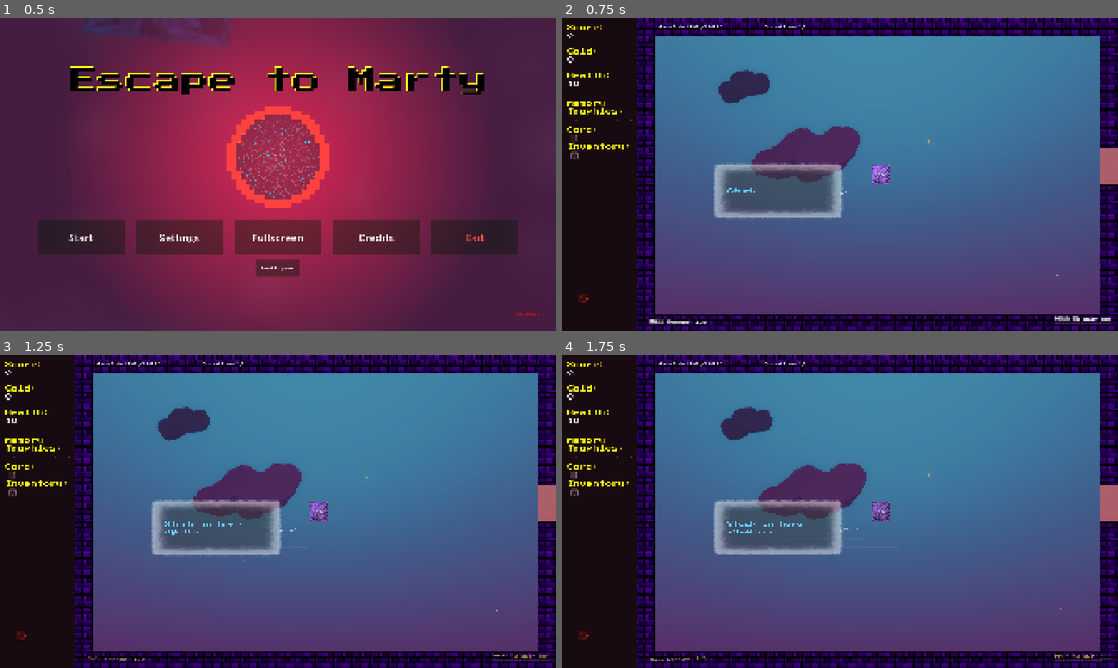
Above: before the commit, frames 1-4 (two rows, left to right).
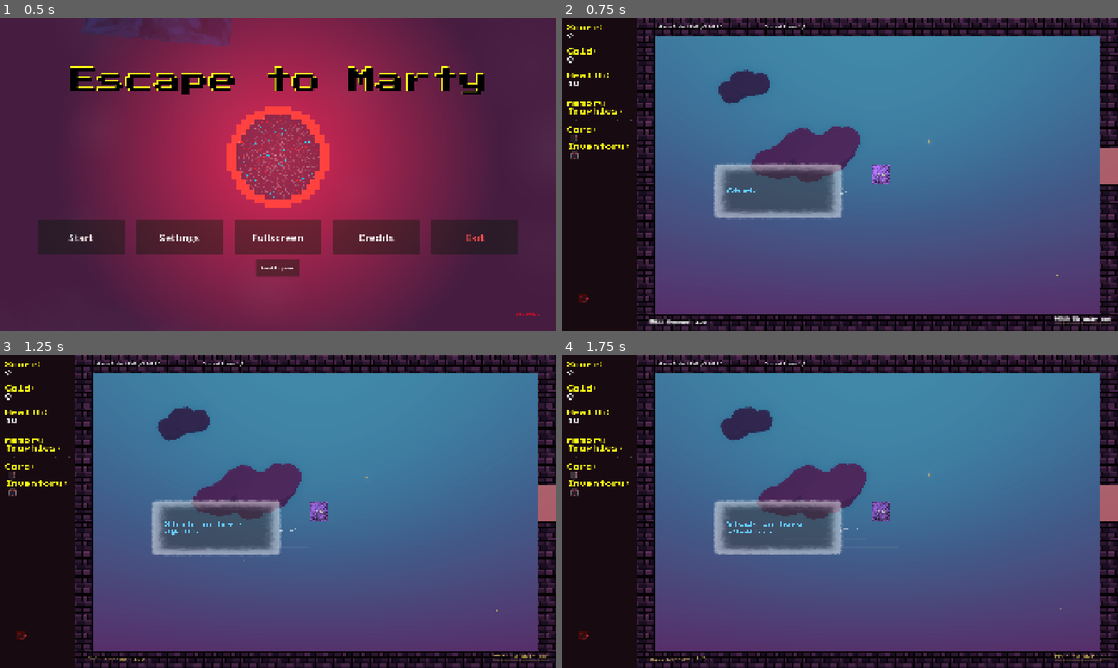
Above: after the commit, the same moments.

Repository: lostpoet999/escape_to_marty
Game: Godot game, scene res://scenes_and_scripts/ui_main_menu/main_menu.tscn
Same seed, same stepped clock (60 frames per second), same inputs: the game is played once before the commit and once after it. Sound files missing from this copy of the repository are replaced by a short silence.
Inputs (mouse positions are in pixels of both pictures, inside the frame that each line leads up to):
- Up to frame 1 (0.5 s): no input
- Up to frame 2 (0.75 s): click "Start" at 0.5 s
- Up to frame 3 (1.25 s): no input
- Up to frame 4 (1.75 s): click (573, 473) at 1.27 s

Frame 1 is identical in both runs. In frame 2, 7.1% of the frame differs, in the area x 13-100%, y 0-100%; in frame 3, 7.1%; in frame 4, 7.1%.

Commit message:
added new art for money spider + little tweak to brick walls theme customization.

Diff:
--- a/scenes_and_scripts/levels/floor_1_the_intersection/floor_1_layout.tres
+++ b/scenes_and_scripts/levels/floor_1_the_intersection/floor_1_layout.tres
@@ -242,7 +242,7 @@
 show_mini_map = true
 seal_break_enemies = Array[ExtResource("13_74xxy")]([SubResource("Resource_w0og2")])
 wall_texture = ExtResource("18_6jhxo")
-wall_modulate = Color(0.6499996, 0, 1, 1)
+wall_modulate = Color(0.7764706, 0.31764707, 0.5921569, 1)
 misty_background_enabled = false
 bg_key_light_color = Color(0.9660379, 0.9879728, 0.9868508, 1)
 bg_fog_color = Color(0.96474224, 0.96474224, 0.9647421, 0)
--- a/scenes_and_scripts/levels/floor_2_the_arena/floor_2_the_arena.tres
+++ b/scenes_and_scripts/levels/floor_2_the_arena/floor_2_the_arena.tres
@@ -241,7 +241,7 @@
 show_mini_map = true
 seal_break_enemies = Array[ExtResource("3_1wfy1")]([SubResource("Resource_1r2xy"), SubResource("Resource_a1chj")])
 wall_texture = ExtResource("21_a1chj")
-wall_modulate = Color(1, 0, 0.05000019, 1)
+wall_modulate = Color(0.64705884, 0.1882353, 0.1882353, 1)
 misty_background_enabled = false
 bg_fog_color = Color(0.25490195, 0.11372549, 0.19215687, 1)
 bg_sky_top_color = Color(0.45882353, 0.14117648, 0.21960784, 1)
--- a/scenes_and_scripts/levels/floor_3_the_bargainers_road/floor_3_the_bargainers_road.tres
+++ b/scenes_and_scripts/levels/floor_3_the_bargainers_road/floor_3_the_bargainers_road.tres
@@ -249,7 +249,7 @@
 show_mini_map = true
 seal_break_enemies = Array[ExtResource("3_1wfy1")]([SubResource("Resource_1r2xy"), SubResource("Resource_a1chj")])
 wall_texture = ExtResource("20_wwqpq")
-wall_modulate = Color(0.88235295, 0.6745098, 0.043137256, 1)
+wall_modulate = Color(0.9098039, 0.75686276, 0.4392157, 1)
 bg_fog_color = Color(0.20392157, 0.10980392, 0.15294118, 1)
 bg_sky_top_color = Color(0.3764706, 0.17254902, 0.17254902, 1)
 bg_sky_horizon_color = Color(0.87058824, 0.61960787, 0.25490195, 1)
Binary file changed: scenes_and_scripts/actors/enemies/specific_enemies/money_thief_spider/placeholder_box.png
